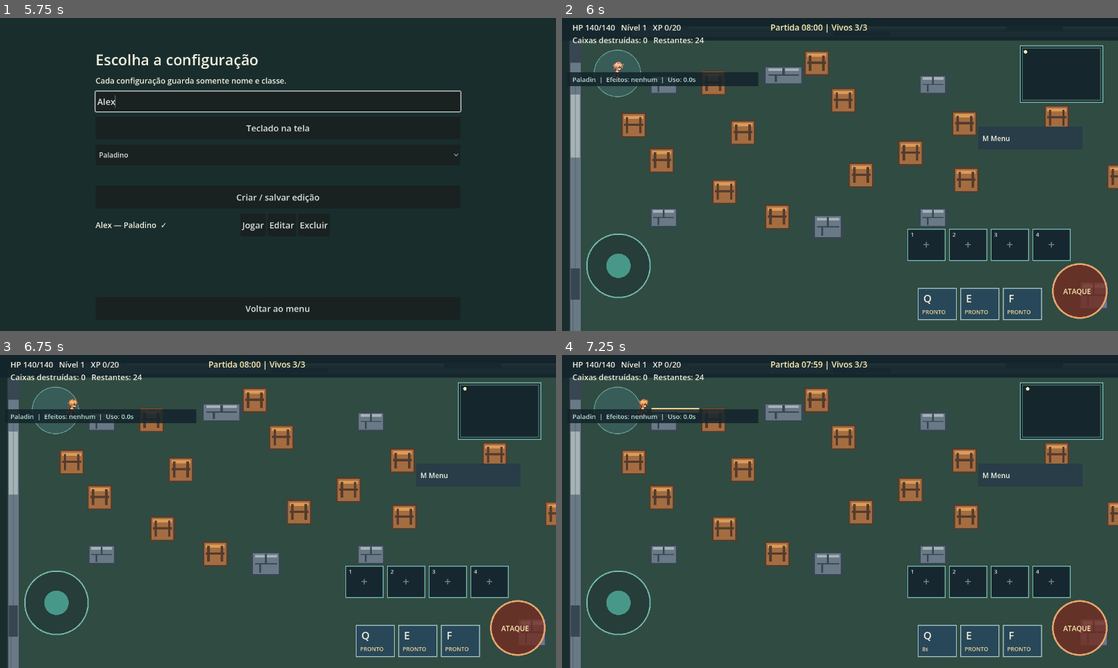
Above: before the commit, frames 1-4 (two rows, left to right).
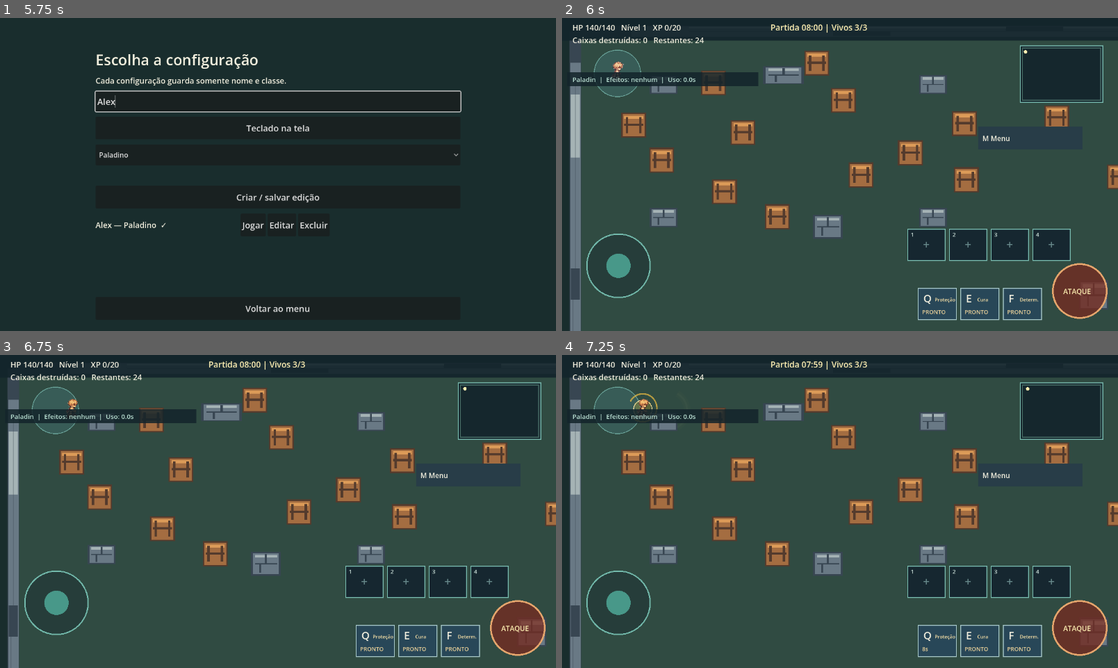
Above: after the commit, the same moments.

Repository: LRFSousa/RagArena
Game: Godot game, scene res://scenes/main.tscn
Two runs of this game, one before a commit and one after it. Both use one fixed random seed, a clock stepped at 60 frames per second and the inputs below.
Inputs (mouse positions are in pixels of both pictures, inside the frame that each line leads up to):
- Up to frame 1 (5.75 s): click (278, 102) at 0.52 s; type "Alex" at 0.6 s; click "Teclado na tela" at 1.25 s; click "Criar personagem local" at 2 s; click "Arena" at 2.75 s; click (278, 102) at 3.52 s; type "Alex" at 3.6 s; click "Criar / salvar edição" at 4.25 s; click (278, 102) at 5.02 s; type "Alex" at 5.1 s
- Up to frame 2 (6 s): click "Jogar" at 5.75 s
- Up to frame 3 (6.75 s): tap Enter at 6.5 s; move the mouse to (400, 495) at 6.52 s; hold D (move_right) from 6.53 s (still down); hold Space (attack) from 6.53 s (still down); click (400, 495) at 6.67 s
- Up to frame 4 (7.25 s): keep holding D (move_right); keep holding Space (attack); tap Q at 6.8 s

Frame 1 is identical in both runs. In frame 2, less than 0.1% of the frame differs, in the area x 67-86%, y 89-92%; in frame 3, less than 0.1%; in frame 4, 0.3%, in the area x 12-86%, y 12-92%.

Commit message:
Add swordsman combat skill effects

Diff:
--- a/scripts/arena.gd
+++ b/scripts/arena.gd
@@ -238,6 +238,8 @@
 		attack_timer = attack_interval if attacked_crate or test_level > 0 else float(combat.stats()["interval"])
 	inventory.advance(delta)
 	combat.advance(delta)
+	player.protection_active = combat.class_id == "paladin" and combat.barrier > 0
+	player.determination_active = combat.class_id == "paladin" and combat.endure > 0.0
 	match_controller.advance(delta)
 	collect_ground_items()
 	update_feedback()
@@ -375,4 +377,11 @@
 		draw_circle(spawn, 63, Color(0.29, 0.52, 0.53, 0.3))
 		draw_arc(spawn, 63, 0, TAU, 48, Color("6ca69c"), 2)
 	if attack_flash > 0.0 and player != null:
-		draw_line(player.position + player.facing * 24, attack_end, Color("ffe0a0"), 12, true)
+		if combat.class_id == "paladin":
+			var angle: float = player.facing.angle()
+			var alpha: float = attack_flash / 0.12
+			var center: Vector2 = player.position + player.facing * 68.0
+			draw_arc(center, 52, angle - 1.05, angle + 1.05, 28, Color(1.0, 0.72, 0.19, alpha * 0.55), 18.0, true)
+			draw_arc(center, 52, angle - 1.05, angle + 1.05, 28, Color(1.0, 0.97, 0.71, alpha), 5.0, true)
+		else:
+			draw_line(player.position + player.facing * 24, attack_end, Color("ffe0a0"), 12, true)
--- a/scripts/arena_hud.gd
+++ b/scripts/arena_hud.gd
@@ -62,6 +62,8 @@
 		draw_rect(box, Color("284758"))
 		draw_rect(box, Color("a5c6c7"), false, 2)
 		draw_string(ThemeDB.fallback_font, box.position + Vector2(12, 32), ["Q", "E", "F"][i], HORIZONTAL_ALIGNMENT_LEFT, -1, 24, Color("f3f0df"))
+		if arena.combat != null and arena.combat.class_id == "paladin":
+			draw_string(ThemeDB.fallback_font, box.position + Vector2(38, 30), ["Proteção", "Cura", "Determ."][i], HORIZONTAL_ALIGNMENT_LEFT, 48, 11, Color("ffe6aa"))
 		if arena.combat != null:
 			draw_string(ThemeDB.fallback_font, box.position + Vector2(9, 59), "%.0fs" % arena.combat.cooldowns[i] if arena.combat.cooldowns[i] > 0.0 else "PRONTO", HORIZONTAL_ALIGNMENT_LEFT, -1, 13, Color("f0d69c"))
 	var base: Vector2 = arena.joystick_origin if arena.joystick_touch >= 0 else Vector2(130, 570)
--- a/scripts/class_balance.gd
+++ b/scripts/class_balance.gd
@@ -14,6 +14,8 @@
 @export var skill_bonus_per_milestone := 0.1
 @export var paladin_ranged_reduction := 0.3
 @export var paladin_heal_fraction := 0.25
+@export var paladin_protection_capacity := 35
+@export var paladin_protection_duration := 5.0
 @export var paladin_endure_duration := 5.0
 @export var mage_freeze_duration := 1.5
 @export var mage_barrier_capacity := 35
--- a/scripts/combat_system.gd
+++ b/scripts/combat_system.gd
@@ -177,9 +177,11 @@
 	match class_id:
 		"paladin":
 			match index:
-				0: inventory.hp = mini(max_hp(), inventory.hp + roundi(max_hp() * settings.paladin_heal_fraction * multiplier))
-				1: endure = settings.paladin_endure_duration * multiplier
-				2: hit_in_line(aim, 100.0, roundi(24 * multiplier), "")
+				0:
+					barrier = roundi(settings.paladin_protection_capacity * multiplier)
+					barrier_time = settings.paladin_protection_duration * multiplier
+				1: inventory.hp = mini(max_hp(), inventory.hp + roundi(max_hp() * settings.paladin_heal_fraction * multiplier))
+				2: endure = settings.paladin_endure_duration * multiplier
 		"mage":
 			match index:
 				0: launch(aim, roundi(8 * multiplier), 330.0, "freeze")
@@ -204,4 +206,6 @@
 					trap.position = player.position + aim * 65.0
 					arena.add_child(trap)
 	cooldowns[index] = float(stats()["cooldowns"][index])
+	if class_id == "paladin" and player.has_method("show_skill"):
+		player.show_skill(index)
 	return true
--- a/scripts/player.gd
+++ b/scripts/player.gd
@@ -23,6 +23,10 @@
 var visual_time := 0.0
 var visual_sprite: Sprite2D
 var visual_direction := "right"
+var skill_flash := 0.0
+var skill_kind := -1
+var protection_active := false
+var determination_active := false
 
 func set_visual_class(id: String) -> void:
 	if id == visual_class:
@@ -33,12 +37,14 @@
 
 func apply_visual_class() -> void:
 	if visual_class == "paladin":
+		visual_sprite.z_index = 0
 		visual_sprite.texture = SWORDSMAN_WALK[visual_direction]
 		visual_sprite.hframes = 6
 		visual_sprite.vframes = 1
 		visual_sprite.scale = Vector2(0.25, 0.25)
 		visual_sprite.offset = Vector2(SWORDSMAN_FRAME_OFFSET[visual_direction][0], 0)
 	else:
+		visual_sprite.z_index = 0
 		visual_sprite.texture = load("res://assets/pixel/%s.png" % visual_class)
 		visual_sprite.hframes = 4
 		visual_sprite.vframes = 5
@@ -58,9 +64,15 @@
 	damage_flash = 0.35
 	queue_redraw()
 
+func show_skill(index: int) -> void:
+	skill_kind = index
+	skill_flash = 0.65
+	queue_redraw()
+
 func _ready() -> void:
 	collision_layer = 1
 	collision_mask = 2
+	z_index = 2
 	visual_sprite = Sprite2D.new()
 	visual_sprite.texture_filter = CanvasItem.TEXTURE_FILTER_NEAREST
 	add_child(visual_sprite)
@@ -69,6 +81,7 @@
 func _physics_process(delta: float) -> void:
 	damage_flash = maxf(0.0, damage_flash - delta)
 	attack_visual = maxf(0.0, attack_visual - delta)
+	skill_flash = maxf(0.0, skill_flash - delta)
 	visual_time += delta
 	velocity = move_input.normalized() * speed
 	move_and_slide()
@@ -93,6 +106,25 @@
 func _draw() -> void:
 	if visual_class != "paladin":
 		draw_ellipse_shadow()
+		return
+	var pulse := 0.65 + 0.2 * sin(visual_time * 11.0)
+	if protection_active or (skill_kind == 0 and skill_flash > 0.0):
+		draw_arc(Vector2(0, -7), 38, -PI * 0.85, PI * 0.85, 32, Color(1.0, 0.78, 0.25, pulse), 4.0)
+		draw_colored_polygon(PackedVector2Array([Vector2(0, -29), Vector2(22, -20), Vector2(19, 12), Vector2(0, 30), Vector2(-19, 12), Vector2(-22, -20)]), Color(1.0, 0.76, 0.12, 0.22))
+		draw_arc(Vector2(0, -3), 25, 0, TAU, 24, Color("ffe49b"), 2.0)
+	if skill_kind == 1 and skill_flash > 0.0:
+		var strength := skill_flash / 0.65
+		draw_arc(Vector2(0, 18), 22 + (1.0 - strength) * 25, 0, TAU, 32, Color(0.33, 1.0, 0.47, strength * 0.85), 4.0)
+		for i in range(6):
+			var p := Vector2(-28 + i * 11, 20 - fmod(visual_time * 80.0 + i * 17.0, 65.0))
+			draw_line(p + Vector2(-5, 0), p + Vector2(5, 0), Color(0.65, 1.0, 0.65, strength), 3.0)
+			draw_line(p + Vector2(0, -5), p + Vector2(0, 5), Color(0.65, 1.0, 0.65, strength), 3.0)
+	if determination_active or (skill_kind == 2 and skill_flash > 0.0):
+		draw_arc(Vector2(0, 15), 28 + pulse * 6.0, PI, TAU, 20, Color(1.0, 0.7, 0.15, pulse), 4.0)
+		for i in range(7):
+			var x := -27.0 + i * 9.0
+			var height := 16.0 + 13.0 * (0.5 + 0.5 * sin(visual_time * 13.0 + i * 1.7))
+			draw_line(Vector2(x, 27), Vector2(x + 3, 27 - height), Color(1.0, 0.68, 0.12, pulse), 3.0)
 
 func draw_ellipse_shadow() -> void:
 	draw_circle(Vector2(0, 16), 20, Color("13232a88"))
--- a/tests/release03_smoke.gd
+++ b/tests/release03_smoke.gd
@@ -64,9 +64,14 @@
 	combat.select_class("paladin")
 	combat.take_player_hit(20, true)
 	check(arena.inventory.hp == combat.max_hp() - roundi((20 - int(combat.stats()["defense"])) * (1.0 - data.paladin_ranged_reduction)), "paladino reduz dano à distância")
-	check(combat.use_skill(0) and arena.inventory.hp > 0, "paladino usa autocura")
+	check(combat.use_skill(0) and combat.barrier > 0, "paladino ativa proteção")
+	var protected_hp: int = arena.inventory.hp
+	combat.take_player_hit(10, false)
+	check(arena.inventory.hp == protected_hp and combat.barrier < data.paladin_protection_capacity, "proteção absorve dano")
 	check(not combat.use_skill(0), "recarga impede spam")
-	check(combat.use_skill(1) and combat.endure > 0.0, "paladino ativa determinação")
+	check(combat.use_skill(1) and arena.inventory.hp > 0 and arena.player.skill_kind == 1, "paladino usa autocura com aura verde")
+	check(combat.use_skill(2) and combat.endure > 0.0, "paladino ativa determinação")
+	check(arena.player.skill_kind == 2 and arena.player.skill_flash > 0.0, "determinação inicia aura dourada")
 	var before_push: Vector2 = arena.player.position
 	combat.take_player_hit(0, false, true)
 	check(arena.player.position == before_push, "determinação impede empurrão")
--- a/tests/release07_smoke.gd
+++ b/tests/release07_smoke.gd
@@ -57,6 +57,7 @@
 	item_touch.position = Vector2(840, 650)
 	arena._input(item_touch)
 	check(arena.combat.cooldowns[0] > 0.0, "toque na habilidade inferior ativa Q")
+	check(arena.player.skill_kind == 0 and arena.player.skill_flash > 0.0, "proteção inicia efeito visual")
 	check("HP" in arena.hud.text and "Partida" in arena.status_hud.text, "HUD mostra vida e cronômetro")
 	check(arena.hud_layer is CanvasLayer and arena.hud.get_parent() == arena.hud_layer and arena.hud_view.get_parent() == arena.hud_layer, "HUD independente das coordenadas do mundo")
 	check(arena.camera is Camera2D and arena.camera.get_parent() == arena.player and arena.camera.zoom == Vector2(0.85, 0.85), "câmera afastada acompanha personagem")
--- a/tests/release07_swordsman.gd
+++ b/tests/release07_swordsman.gd
@@ -28,6 +28,7 @@
 	root.add_child(player)
 	await process_frame
 	check(player.visual_class == "paladin" and player.visual_sprite.hframes == 6 and player.visual_sprite.vframes == 1 and player.visual_sprite.scale == Vector2(0.25, 0.25), "Espadachim substitui visual provisório do Paladino")
+	check(player.z_index > 0 and player.visual_sprite.z_index == 0, "personagem e efeitos aparecem sobre as caixas")
 	for direction in DIRECTIONS:
 		var vector := Vector2.RIGHT if direction == "right" else Vector2.LEFT if direction == "left" else Vector2.UP if direction == "up" else Vector2.DOWN
 		player.facing = vector
Not shown, changed: docs/CHANGELOG.md
Not shown, changed: docs/GAME_DESIGN.md
Not shown, changed: docs/PENDENCIAS.md
Not shown, changed: docs/RELATORIOS/RELATORIO_07.md
Not shown, changed: docs/WEB_TESTE.md
